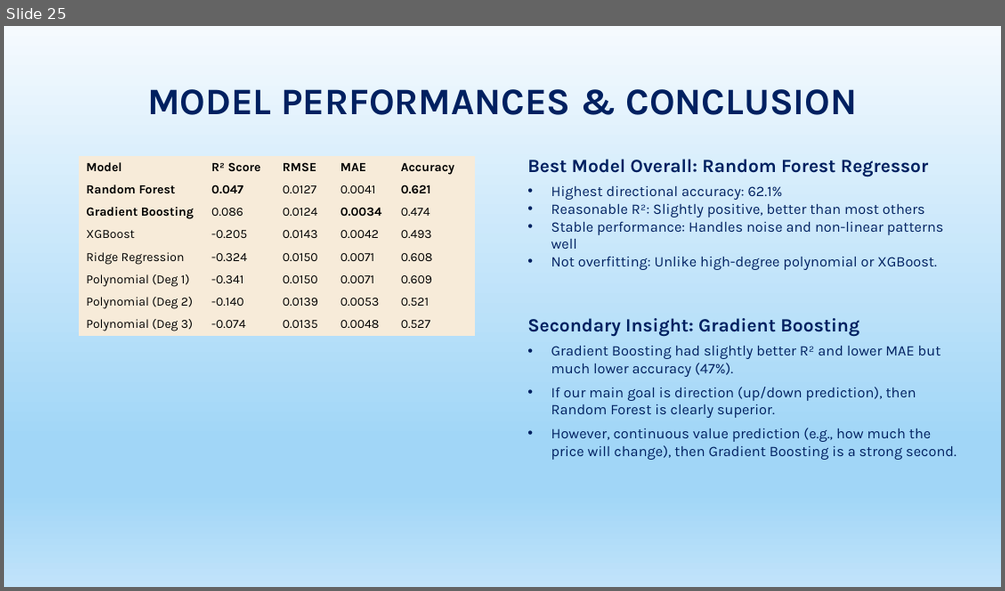
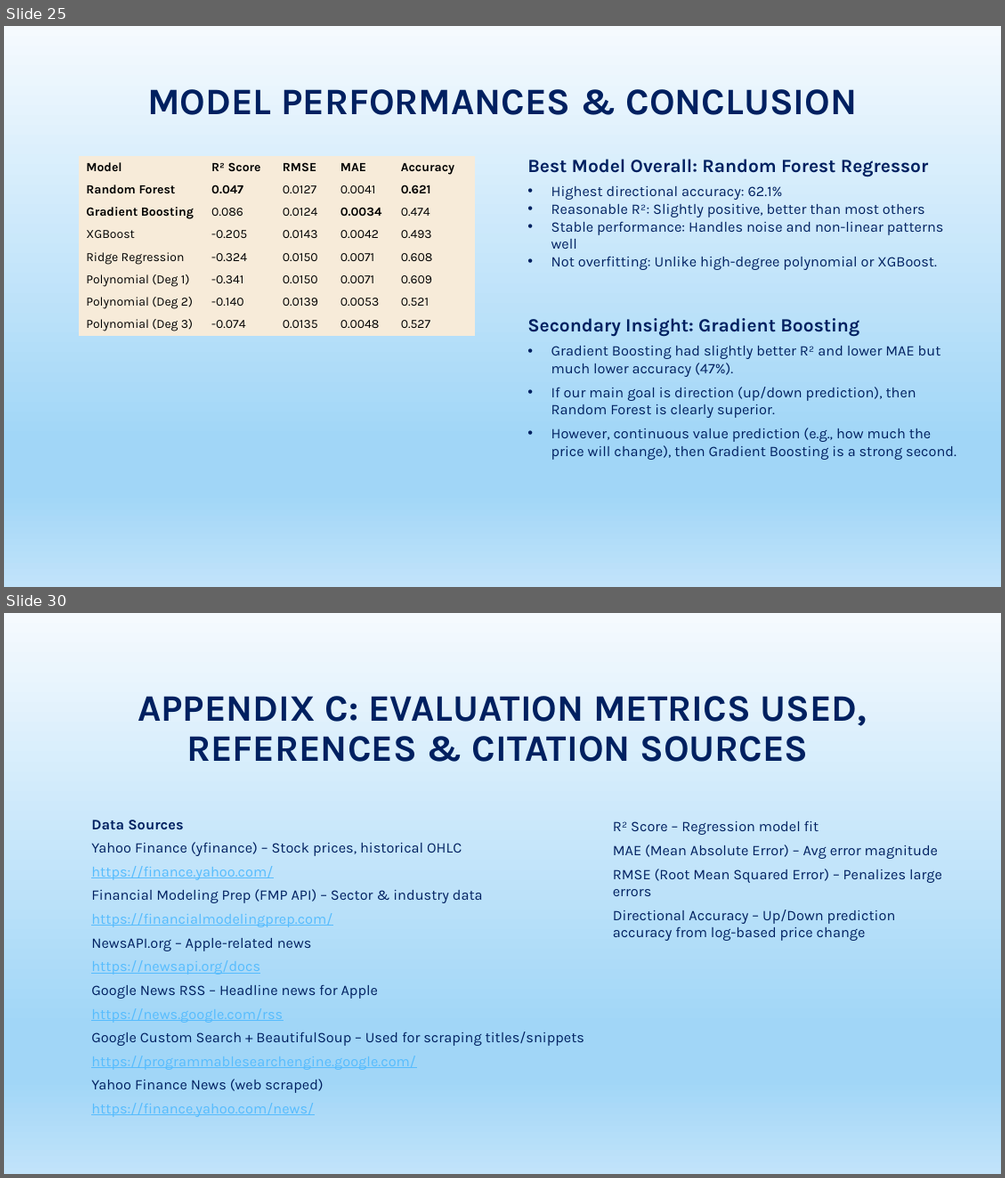
Before and after one commit to PhyoThor/CSIS-4260-Special_Topic_In_Data_Analytics-, a slide deck: Project/CSIS-4260 _Special_Topic_Apple_stocks_prediction.pptx. Shown one above the other, each under a label of ours: slide 25 before the commit, slides 25 and 30 after it; the slides between them are not shown. The pictures are 1005x591 and 1005x1178 pixels, drawn with LibreOffice and Linux fonts; fonts in the diff are those of the drawing; background and template pictures are left out. Boxes give left, top, right and bottom in pixels: in the first picture for what was removed or moved away, otherwise in the second. Text is boxed around its words. In the diff, an @@ line names an element or a change of style, - is before the commit and + after.

```diff
--- a/Project/CSIS-4260 _Special_Topic_Apple_stocks_prediction.pptx
+++ b/Project/CSIS-4260 _Special_Topic_Apple_stocks_prediction.pptx
@@ slide 30 added at <box>4,613,1001,1174</box>, background picture (left out) @@
@@ title added at <box>138,696,867,762</box>, 36 pt, text #002060, bold @@
+APPENDIX C: EVALUATION METRICS USED, REFERENCES & CITATION SOURCES
@@ text added at <box>91,819,584,1117</box>, 14 pt, text #002060 @@
+Data Sources
+Yahoo Finance (yfinance) – Stock prices, historical OHLC
+https://finance.yahoo.com/
+Financial Modeling Prep (FMP API) – Sector & industry data
+https://financialmodelingprep.com/
+NewsAPI.org – Apple-related news
+https://newsapi.org/docs
+Google News RSS – Headline news for Apple
+https://news.google.com/rss
+Google Custom Search + BeautifulSoup – Used for scraping titles/snippets
+https://programmablesearchengine.google.com/
+Yahoo Finance News (web scraped)
+https://finance.yahoo.com/news/
@@ text added at <box>613,820,942,941</box>, 14 pt, text #002060 @@
+R² Score – Regression model fit
+MAE (Mean Absolute Error) – Avg error magnitude
+RMSE (Root Mean Squared Error) – Penalizes large errors
+Directional Accuracy – Up/Down prediction accuracy from log-based price change
```
Also in this commit, not shown: 1 slide changed, 4 other slides added, 1 other file.
